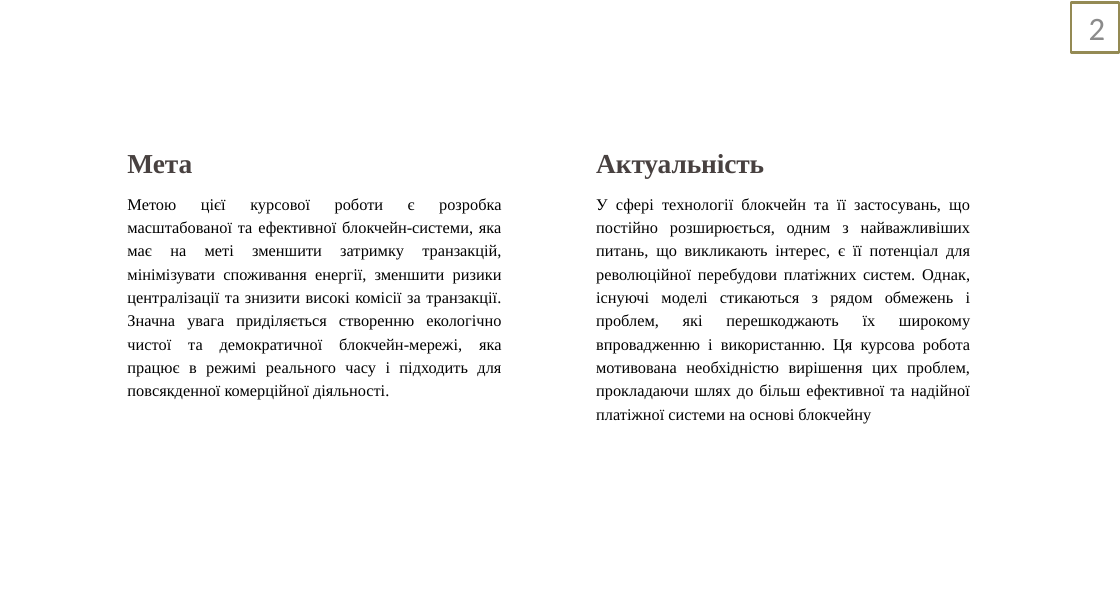
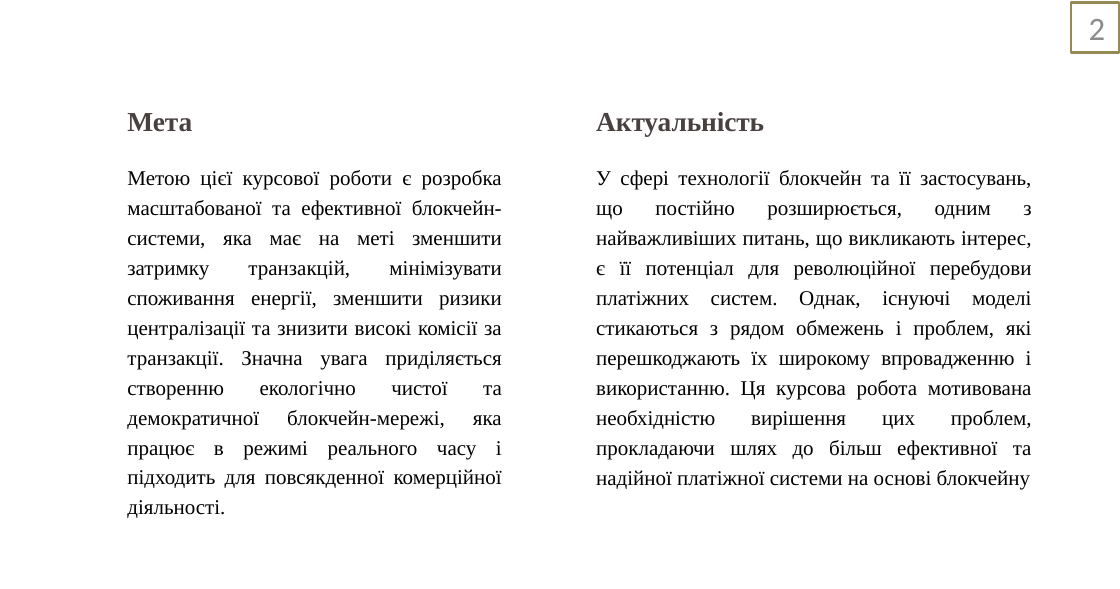
Before and after one commit to Sunr1s/BlockChain, a slide deck: slide 2 of blokchejn-platforma-dlya-avtomatizovanoyi-platizhnoyi-sistemi-zahist-zvitu-z-tehnologichnoyi-praktiki-2023-5-30-16-16-39.pptx. Drawn at 1120x589 pixels with LibreOffice and Linux fonts; fonts in the diff are those of the drawing. Boxes give left, top, right and bottom in pixels: in the first picture for what was removed or moved away, otherwise in the second. Text is boxed around its words. In the diff, an @@ line names an element or a change of style, - is before the commit and + after.

```diff
--- a/blokchejn-platforma-dlya-avtomatizovanoyi-platizhnoyi-sistemi-zahist-zvitu-z-tehnologichnoyi-praktiki-2023-5-30-16-16-39.pptx
+++ b/blokchejn-platforma-dlya-avtomatizovanoyi-platizhnoyi-sistemi-zahist-zvitu-z-tehnologichnoyi-praktiki-2023-5-30-16-16-39.pptx
@@ title "Мета": place and size @@
-title "Мета" at [127,155,192,174]
+title "Мета" at [127,113,192,132]
@@ text "Актуальність": place and size @@
-text "Актуальність" at [596,154,764,178]
+text "Актуальність" at [596,112,764,136]
@@ text "Метою цієї курсової роботи є ..." at [127,170,502,518]: size 14 to 18 pt @@
@@ text "Метою цієї курсової роботи є ...": place and size @@
-text "Метою цієї курсової роботи є ..." at [127,198,502,400]
+text "Метою цієї курсової роботи є ..." at [127,170,502,518]
@@ text "У сфері технології блокчейн та ...": place and size @@
-text "У сфері технології блокчейн та ..." at [596,198,971,424]
+text "У сфері технології блокчейн та ..." at [596,170,1032,489]
@@ text "У сфері технології блокчейн та ..." at [596,170,1032,489]: size 14 to 18 pt @@
```
Also in this commit, not shown: 6 other slides changed, 3 slides added, 8 other files.
